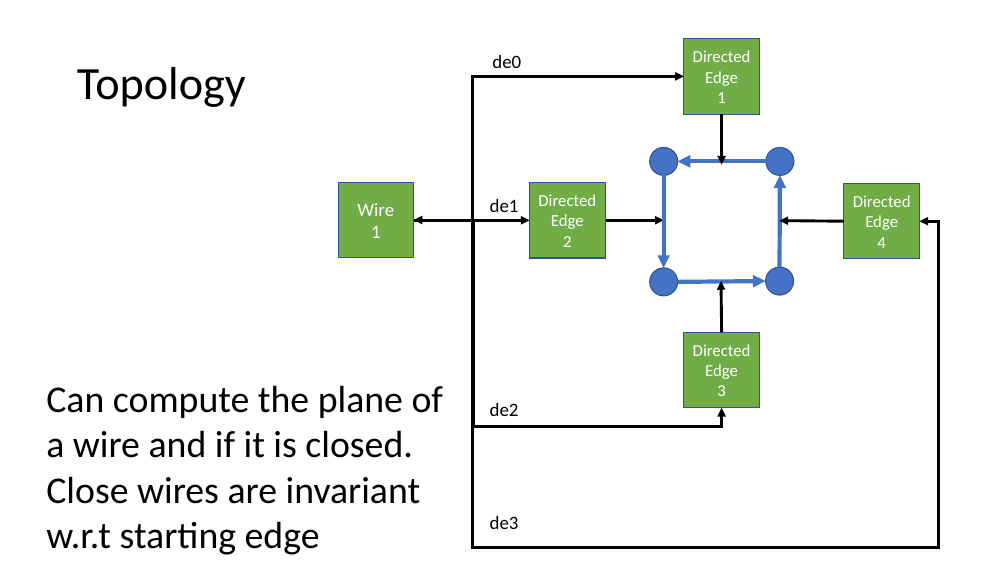
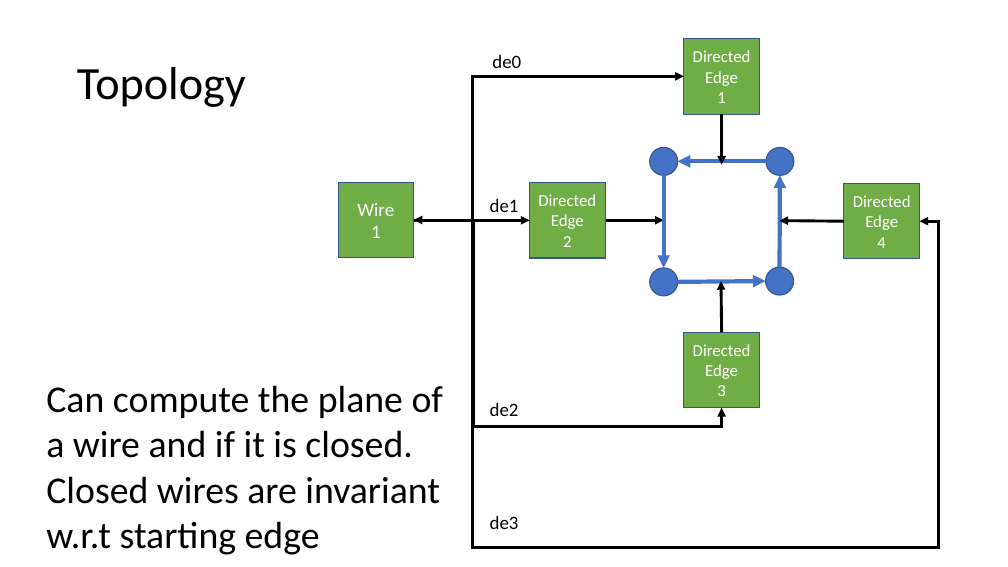
Before and after one commit to automaticmagic/topolys, a slide deck: slide 6 of design/Classes.pptx. Drawn at 1008x567 pixels with LibreOffice and Linux fonts; fonts in the diff are those of the drawing. Boxes give left, top, right and bottom in pixels: in the first picture for what was removed or moved away, otherwise in the second. Text is boxed around its words. In the diff, an @@ line names an element or a change of style, - is before the commit and + after.

Commit message:
Updated pptx

```diff
--- a/design/Classes.pptx
+++ b/design/Classes.pptx
@@ text at [46, 385, 443, 555]: text changed @@
-Can compute the plane of a wire and if it is closed. Close wires are invariant w.r.t starting edge
+Can compute the plane of a wire and if it is closed. Closed wires are invariant w.r.t starting edge
```
Also in this commit, not shown: 2 other slides changed.
